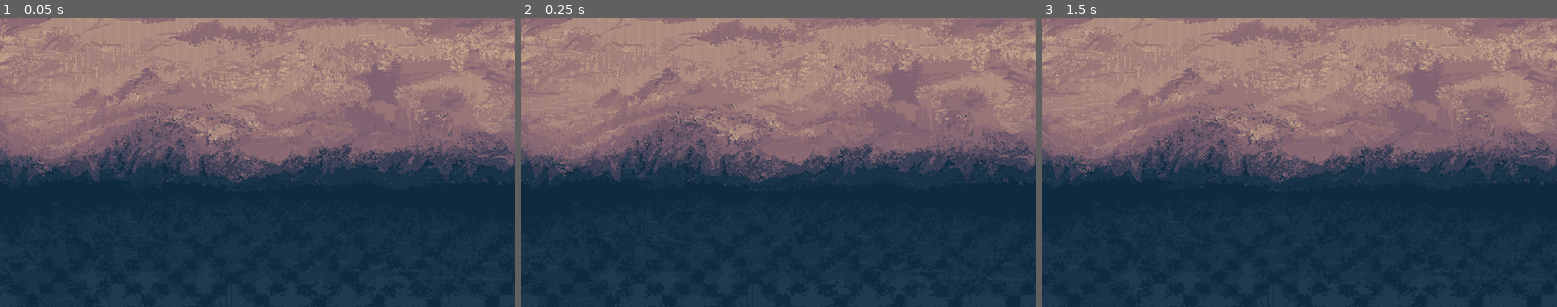
Above: before the commit, frames 1-3 (left to right).
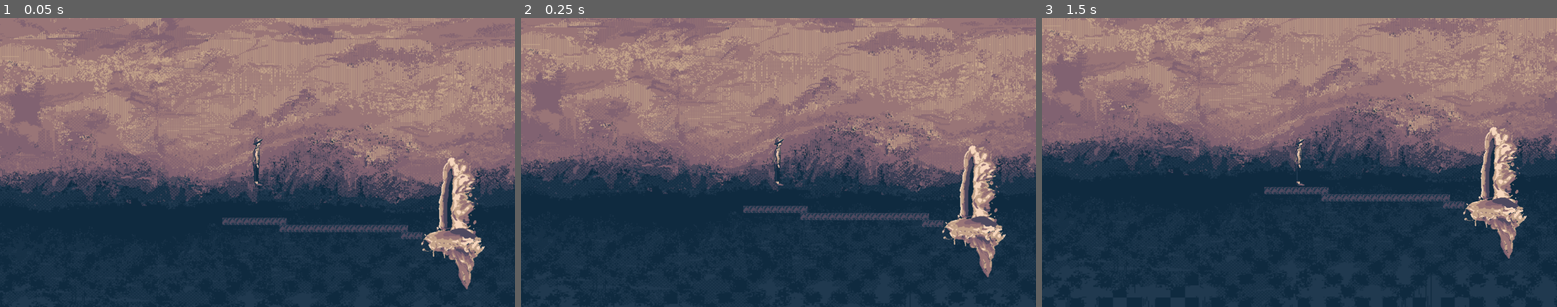
Above: after the commit, the same moments.

Repository: hellomynameisren/ludumdare
Game: Godot game, scene res://liquid/levels/spider_level.tscn
Same seed, same stepped clock (60 frames per second), same inputs: the game is played once before the commit and once after it. The project has no main scene, so this scene is started directly.
Inputs:
- Up to frame 1 (0.05 s): no input
- Up to frame 2 (0.25 s): no input
- Up to frame 3 (1.5 s): tap Enter at 1.25 s

The runs differ from the first frame. In frame 1, 29% of the frame differs, in the area x 0-100%, y 0-94%; in frame 2, 23%; in frame 3, 22%.

Commit message:
goal walkway

Diff:
--- a/liquid/goal.tscn
+++ b/liquid/goal.tscn
@@ -1,10 +1,14 @@
-[gd_scene load_steps=4 format=3 uid="uid://bokkqyrjki4o"]
+[gd_scene load_steps=6 format=3 uid="uid://bokkqyrjki4o"]
 
 [ext_resource type="Script" path="res://liquid/goal.gd" id="1_1m7w5"]
 [ext_resource type="Texture2D" uid="uid://df5qoq3vsxx1" path="res://assets/levelportal-walkway.png" id="2_ttnxe"]
+[ext_resource type="Texture2D" uid="uid://woruvcckyw5e" path="res://assets/levelportal-base.png" id="3_mvb34"]
 
 [sub_resource type="RectangleShape2D" id="RectangleShape2D_yoj7v"]
 size = Vector2(34.5, 128)
+
+[sub_resource type="RectangleShape2D" id="RectangleShape2D_sslru"]
+size = Vector2(130, 42)
 
 [node name="Goal" type="StaticBody2D"]
 z_index = -20
@@ -17,3 +21,12 @@
 [node name="CollisionShape2D" type="CollisionShape2D" parent="."]
 position = Vector2(5, -48)
 shape = SubResource("RectangleShape2D_yoj7v")
+
+[node name="Walkway" type="StaticBody2D" parent="."]
+
+[node name="CollisionShape2D" type="CollisionShape2D" parent="Walkway"]
+position = Vector2(-7, 48)
+shape = SubResource("RectangleShape2D_sslru")
+
+[node name="Sprite2D" type="Sprite2D" parent="Walkway"]
+texture = ExtResource("3_mvb34")
--- a/liquid/levels/spider_level.tscn
+++ b/liquid/levels/spider_level.tscn
@@ -1,5 +1,19 @@
-[gd_scene load_steps=2 format=3 uid="uid://cqbou3am81fge"]
+[gd_scene load_steps=5 format=3 uid="uid://cqbou3am81fge"]
 
 [ext_resource type="PackedScene" uid="uid://wrwp604x2ow3" path="res://liquid/levels/level.tscn" id="1_fxu03"]
+[ext_resource type="PackedScene" uid="uid://bgyexa7lvrxca" path="res://liquid/player.tscn" id="2_irvqr"]
+[ext_resource type="TileSet" uid="uid://d18jpnf5myu8g" path="res://liquid/tileset_v1.tres" id="3_ljihy"]
+[ext_resource type="PackedScene" uid="uid://bokkqyrjki4o" path="res://liquid/goal.tscn" id="4_dmipc"]
 
 [node name="Level" instance=ExtResource("1_fxu03")]
+
+[node name="Player" parent="." index="3" instance=ExtResource("2_irvqr")]
+position = Vector2(223, 275)
+
+[node name="TileMap" type="TileMap" parent="." index="4"]
+tile_set = ExtResource("3_ljihy")
+format = 2
+layer_0/tile_data = PackedInt32Array(1638409, 65536, 1, 1638410, 65536, 1, 1638411, 65536, 1, 1638412, 65536, 1, 1638413, 65536, 1, 1638414, 65536, 1, 1638415, 65536, 1, 1638416, 65536, 1, 1638417, 65536, 1, 1703953, 65536, 1, 1703954, 65536, 1, 1703955, 65536, 1, 1703956, 65536, 1, 1703957, 65536, 1, 1703958, 65536, 1, 1703959, 65536, 1, 1703960, 65536, 1, 1703961, 65536, 1, 1703962, 65536, 1, 1703963, 65536, 1, 1703964, 65536, 1, 1703965, 65536, 1, 1703966, 65536, 1, 1703967, 65536, 1, 1703968, 65536, 1, 1703969, 65536, 1, 1703970, 65536, 1, 1769506, 65536, 1, 1769507, 65536, 1, 1769508, 65536, 1)
+
+[node name="Goal" parent="." index="5" instance=ExtResource("4_dmipc")]
+position = Vector2(667, 413)
